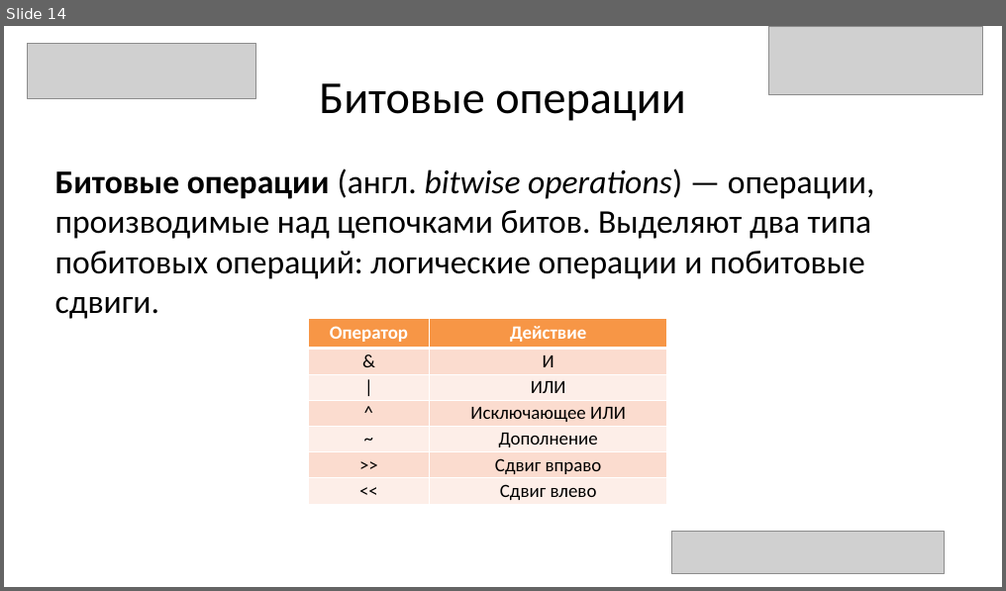
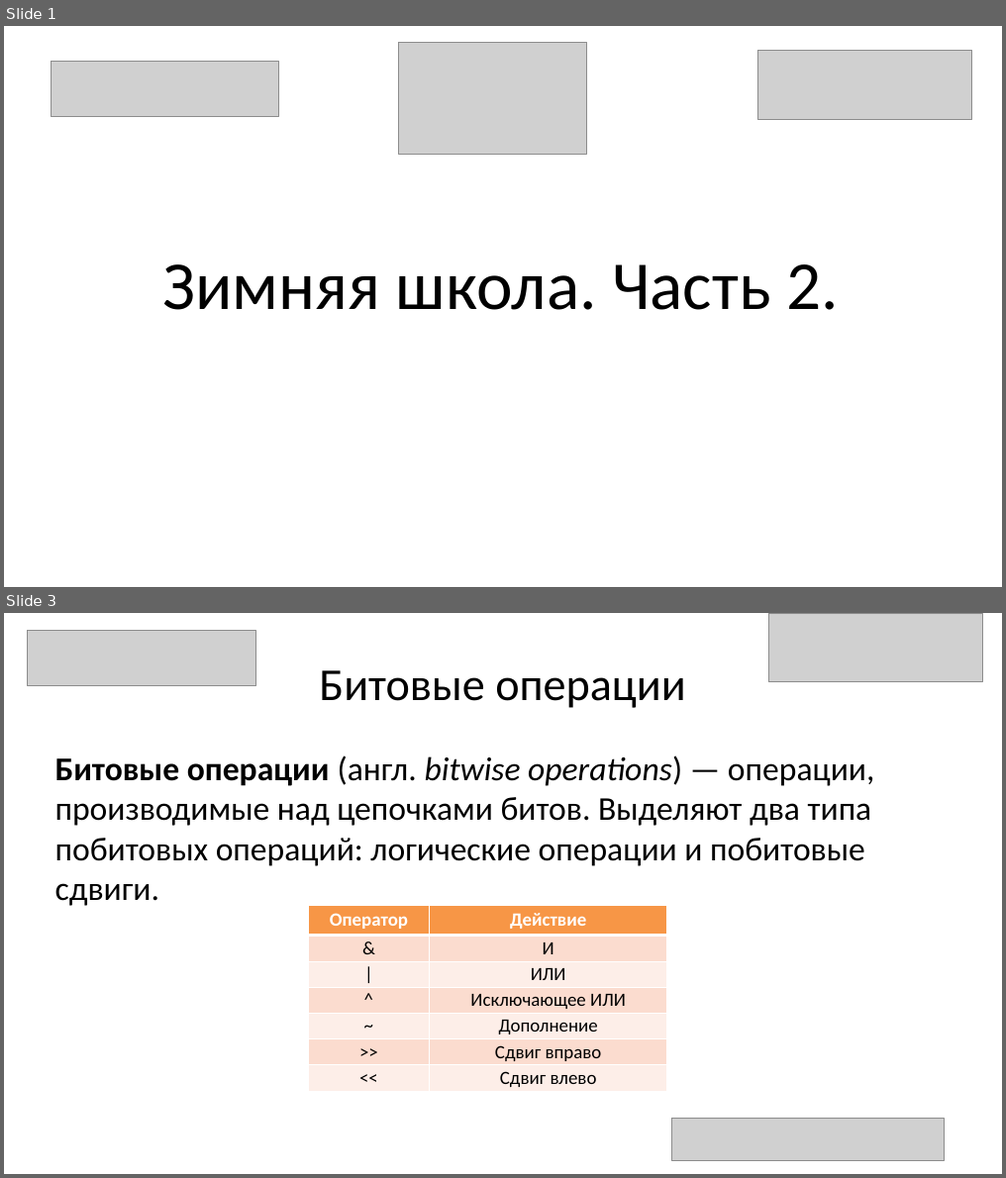
Before and after one commit to AZLeha/WinterSchool, a slide deck: Презентация.pptx. Shown one above the other, each under a label of ours: slide 14 before the commit, slides 1 and 3 after it; the slides between them are not shown. The pictures are 1006x591 and 1006x1178 pixels, drawn with LibreOffice and Linux fonts; fonts in the diff are those of the drawing; grey boxes stand for pictures. Boxes give left, top, right and bottom in pixels: in the first picture for what was removed or moved away, otherwise in the second. Text is boxed around its words. In the diff, an @@ line names an element or a change of style, - is before the commit and + after.

```diff
--- a/Презентация.pptx
+++ b/Презентация.pptx
@@ slide 1 added at (4, 26, 1002, 587), background #FFFFFF @@
@@ picture added at (399, 43, 586, 154) @@
@@ picture added at (757, 50, 972, 119) @@
@@ picture added at (51, 62, 279, 116) @@
@@ title added at (162, 265, 839, 310), 66 pt, text #000000 @@
+Зимняя школа. Часть 2.
@@ what was slide 14 is now slide 3 @@
```
Also in this commit, not shown: 4 slides changed, 11 other slides added, 1 slide removed, 11 other files.
